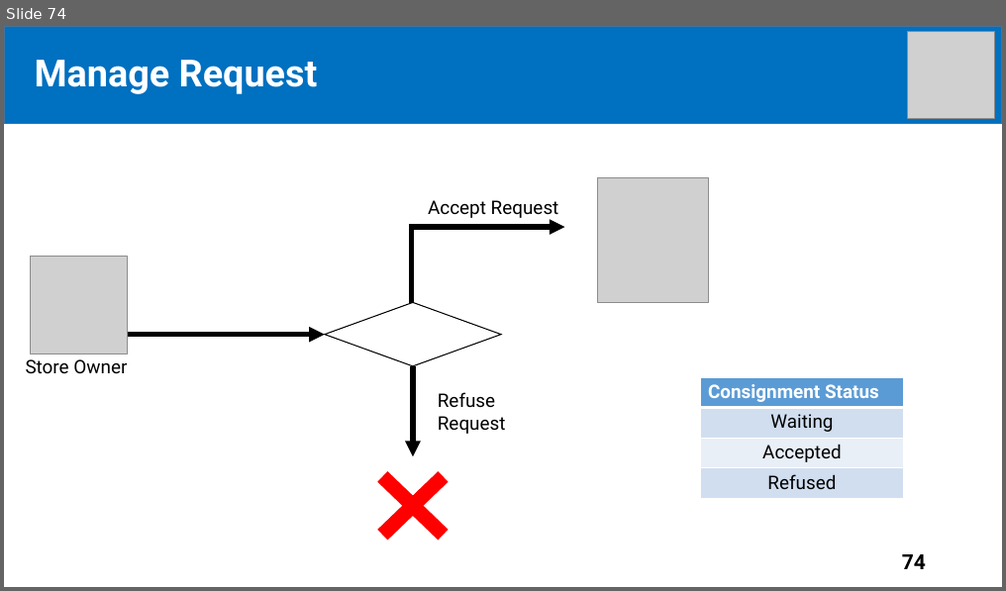
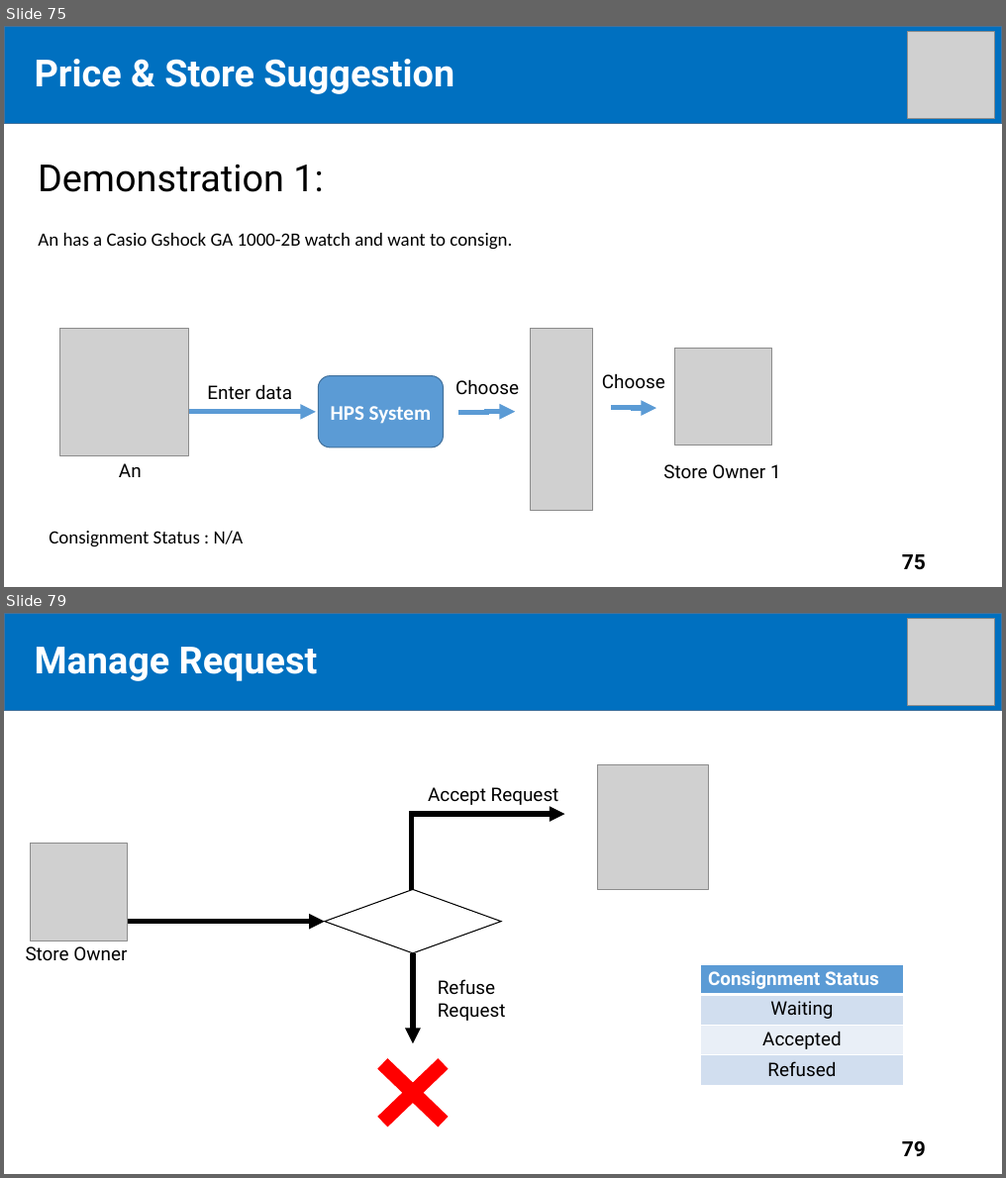
Before and after one commit to tiendan3108/CP, a slide deck: Source/Presentation/PreFinalPresentation.pptx. Shown one above the other, each under a label of ours: slide 74 before the commit, slides 75 and 79 after it; the slides between them are not shown. The pictures are 1006x591 and 1006x1178 pixels, drawn with LibreOffice and Linux fonts; fonts in the diff are those of the drawing; grey boxes stand for pictures. Boxes give left, top, right and bottom in pixels: in the first picture for what was removed or moved away, otherwise in the second. Text is boxed around its words. In the diff, an @@ line names an element or a change of style, - is before the commit and + after.

```diff
--- a/Source/Presentation/PreFinalPresentation.pptx
+++ b/Source/Presentation/PreFinalPresentation.pptx
@@ slide 75 added at <box>4,26,1002,587</box>, background #FFFFFF @@
@@ rectangle added at <box>4,26,1002,123</box>, fill #0070C0, outline #43739E 1 pt @@
@@ picture added at <box>908,31,994,118</box> @@
@@ text added at <box>35,59,454,94</box>, 36 pt, text #FFFFFF, bold @@
+Price & Store Suggestion
@@ title added at <box>61,64,209,87</box>, 44 pt, text #FFFFFF, bold @@
+Outline
@@ text added at <box>38,164,323,192</box>, 36 pt, text #000000 @@
+Demonstration 1:
@@ text added at <box>38,233,512,250</box>, 18 pt, text #000000 @@
+An has a Casio Gshock GA 1000-2B watch and want to consign.
@@ picture added at <box>59,329,189,456</box> @@
@@ picture added at <box>531,329,592,510</box> @@
@@ picture added at <box>675,348,772,445</box> @@
@@ rounded rectangle added at <box>319,376,444,448</box>, fill #5B9BD5, outline #43739E 1 pt, 20 pt, text #FFFFFF, bold @@
+HPS System
@@ text added at <box>455,379,519,395</box>, 18 pt, text #000000 @@
+Choose
@@ text added at <box>602,373,665,389</box>, 18 pt, text #000000 @@
+Choose
@@ text added at <box>207,384,292,400</box>, 18 pt, text #000000 @@
+Enter data
@@ elbow arrow added from (611, 408) to (656, 408), #5B9BD5 5 pt @@
@@ elbow arrow added from (189, 412) to (316, 412), #5B9BD5 5 pt @@
@@ elbow arrow added from (458, 412) to (515, 412), #5B9BD5 5 pt @@
@@ text added at <box>119,464,142,477</box>, 18 pt, text #000000 @@
+An
@@ text added at <box>663,465,781,478</box>, 18 pt, text #000000 @@
+Store Owner 1
@@ text added at <box>49,531,244,548</box>, 18 pt, text #000000 @@
+Consignment Status : N/A
@@ page number added at <box>902,555,926,570</box>, 20 pt, text #000000, bold @@
+75
@@ what was slide 74 is now slide 79 @@
@@ page number at <box>902,1142,926,1157</box>: text changed @@
-74
+79
```
Also in this commit, not shown: 17 slides changed, 4 other slides added.
